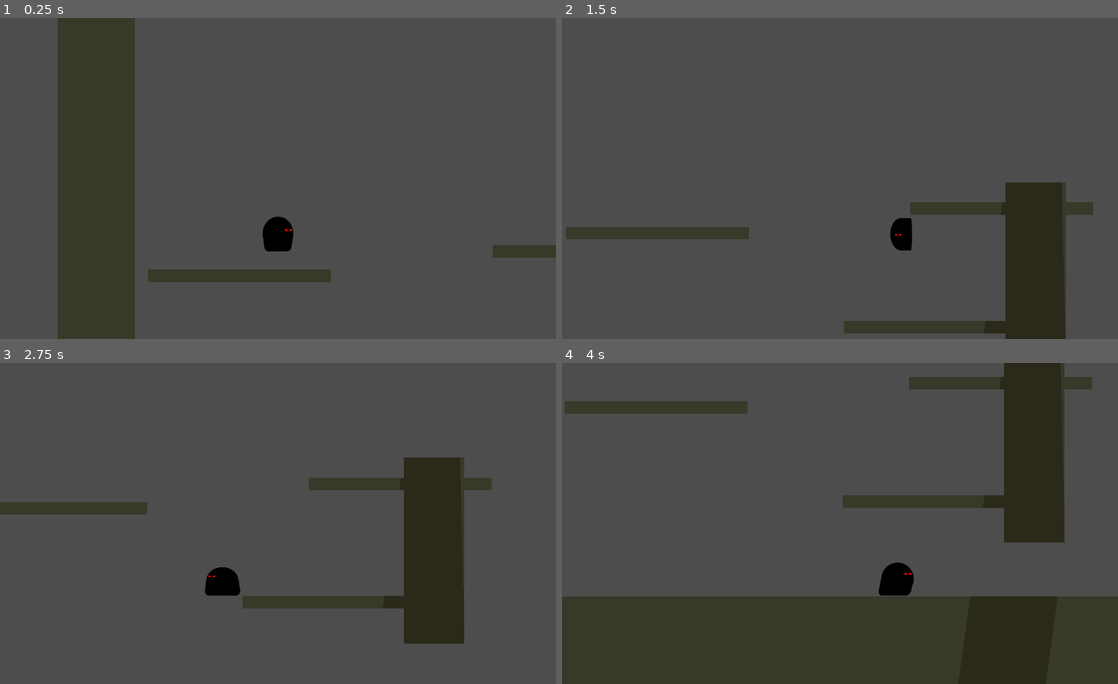
Above: before the commit, frames 1-4 (two rows, left to right).
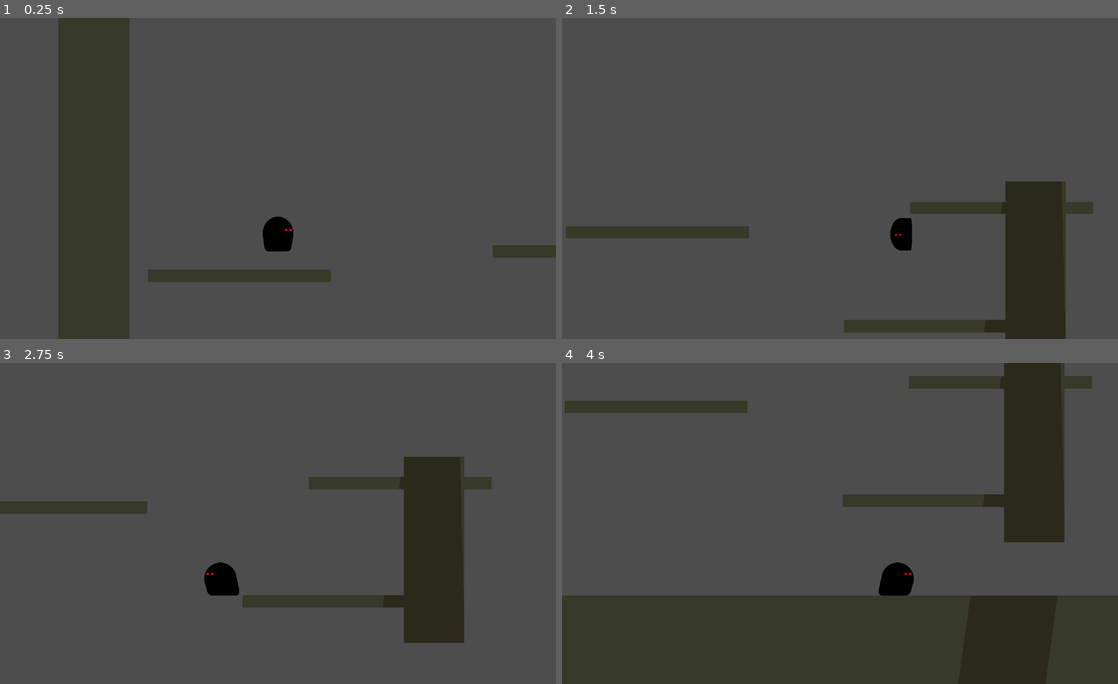
Above: after the commit, the same moments.

Repository: atiixx/piratesoftware_gamejam15
Game: Godot game, scene res://scenes/test_area.tscn
The game is run twice, just before and just after one commit, with the same random seed, the same clock (stepped at 60 frames per second) and the same inputs. The engine's default icon, where the game draws it, is replaced by a stand-in: a white triangle on a blue panel in a dark square.
Inputs:
- Up to frame 1 (0.25 s): no input
- Up to frame 2 (1.5 s): hold D (right) from 0.53 s (still down); tap Space (jump) at 0.6, 0.77, 1.07, 1.35 s
- Up to frame 3 (2.75 s): tap Space (jump) at 1.52, 1.82, 2.1 s; release D (right) at 2.03 s; hold A (left) from 2.03 s (still down)
- Up to frame 4 (4 s): release A (left) at 2.78 s; hold D (right) from 2.78 s (still down); tap Space (jump) at 2.85, 3.02, 3.32, 3.6, 3.77 s

The runs differ from the first frame. In frame 1, 1.1% of the frame differs, in the area x 10-25%, y 0-100%; in frame 2, 0.4%; in frame 3, 0.5%; in frame 4, 0.6%.

Commit message:
feat: movement feels good now imo

Diff:
--- a/scenes/player/player.tscn
+++ b/scenes/player/player.tscn
@@ -1,6 +1,7 @@
-[gd_scene load_steps=60 format=3 uid="uid://6n2wgches1ia"]
+[gd_scene load_steps=68 format=3 uid="uid://6n2wgches1ia"]
 
 [ext_resource type="Script" path="res://scripts/player/player.gd" id="1_y3w28"]
+[ext_resource type="Texture2D" uid="uid://nu10fcvmpwba" path="res://art/character/Slide/Slide.png" id="2_87pik"]
 [ext_resource type="Texture2D" uid="uid://bn1817gqfo1or" path="res://art/character/Wall/Wall.png" id="2_gce7p"]
 [ext_resource type="Texture2D" uid="uid://d1srqarhd7knp" path="res://art/character/Idle/basic.png" id="2_glryq"]
 [ext_resource type="Script" path="res://scripts/states/characters/CharacterStateMachine.gd" id="3_h6vkd"]
@@ -20,10 +21,10 @@
 [ext_resource type="Texture2D" uid="uid://bqe0avfkfvya5" path="res://art/character/Walk/walk1.png" id="8_34l0x"]
 
 [sub_resource type="RectangleShape2D" id="RectangleShape2D_lfew3"]
-size = Vector2(187.075, 417)
+size = Vector2(187.075, 394.165)
 
 [sub_resource type="RectangleShape2D" id="RectangleShape2D_orqac"]
-size = Vector2(27.0659, 20)
+size = Vector2(27.0659, 19.8297)
 
 [sub_resource type="Animation" id="Animation_cnkmh"]
 resource_name = "Idle"
@@ -123,6 +124,23 @@
 "transitions": PackedFloat32Array(1),
 "update": 0,
 "values": [ExtResource("2_gce7p")]
+}
+
+[sub_resource type="Animation" id="Animation_j23v5"]
+resource_name = "Slide"
+length = 0.6
+loop_mode = 2
+tracks/0/type = "value"
+tracks/0/imported = false
+tracks/0/enabled = true
+tracks/0/path = NodePath("Sprite2D:texture")
+tracks/0/interp = 1
+tracks/0/loop_wrap = true
+tracks/0/keys = {
+"times": PackedFloat32Array(0, 0.6),
+"transitions": PackedFloat32Array(1, 1),
+"update": 1,
+"values": [ExtResource("2_87pik"), ExtResource("2_87pik")]
 }
 
 [sub_resource type="AnimationLibrary" id="AnimationLibrary_4vww3"]
@@ -130,6 +148,7 @@
 "Idle": SubResource("Animation_cnkmh"),
 "Jump": SubResource("Animation_nmc7u"),
 "JumpStart": SubResource("Animation_acea8"),
+"Slide": SubResource("Animation_j23v5"),
 "Walk": SubResource("Animation_sipai"),
 "WalkStart": SubResource("Animation_molko"),
 "Wall": SubResource("Animation_8svj6")
@@ -151,6 +170,9 @@
 [sub_resource type="AnimationNodeAnimation" id="AnimationNodeAnimation_t5sh6"]
 animation = &"JumpStart"
 
+[sub_resource type="AnimationNodeAnimation" id="AnimationNodeAnimation_3e6gs"]
+animation = &"Slide"
+
 [sub_resource type="AnimationNodeAnimation" id="AnimationNodeAnimation_7f1rg"]
 animation = &"Walk"
 
@@ -218,6 +240,16 @@
 [sub_resource type="AnimationNodeStateMachineTransition" id="AnimationNodeStateMachineTransition_qrbnf"]
 
 [sub_resource type="AnimationNodeStateMachineTransition" id="AnimationNodeStateMachineTransition_7auke"]
+
+[sub_resource type="AnimationNodeStateMachineTransition" id="AnimationNodeStateMachineTransition_3dm4o"]
+
+[sub_resource type="AnimationNodeStateMachineTransition" id="AnimationNodeStateMachineTransition_2fcv6"]
+
+[sub_resource type="AnimationNodeStateMachineTransition" id="AnimationNodeStateMachineTransition_j3hvt"]
+
+[sub_resource type="AnimationNodeStateMachineTransition" id="AnimationNodeStateMachineTransition_l1psu"]
+
+[sub_resource type="AnimationNodeStateMachineTransition" id="AnimationNodeStateMachineTransition_wbxn3"]
 
 [sub_resource type="AnimationNodeStateMachine" id="AnimationNodeStateMachine_bcaem"]
 states/Fall/node = SubResource("AnimationNodeAnimation_gnn77")
@@ -230,6 +262,8 @@
 states/JumpEnd/position = Vector2(467, 287)
 states/JumpStart/node = SubResource("AnimationNodeAnimation_t5sh6")
 states/JumpStart/position = Vector2(505, 393)
+states/Slide/node = SubResource("AnimationNodeAnimation_3e6gs")
+states/Slide/position = Vector2(606, 118)
 states/Start/position = Vector2(94, 168)
 states/Walk/node = SubResource("AnimationNodeAnimation_7f1rg")
 states/Walk/position = Vector2(377, 393)
@@ -239,7 +273,7 @@
 states/WalkStart/position = Vector2(198, 287)
 states/Wall/node = SubResource("AnimationNodeAnimation_hmor2")
 states/Wall/position = Vector2(490, 127)
-transitions = ["Start", "Idle", SubResource("AnimationNodeSt …(1582 unchanged characters)… mationNodeStateMachineTransition_7auke")]
+transitions = ["Start", "Idle", SubResource("AnimationNodeSt …(1582 unchanged characters)… mationNodeStateMachineTransition_7auke"), "Walk", "Slide", SubResource("AnimationNodeStateMachineTransition_3dm4o"), "Slide", "Fall", SubResource("AnimationNodeStateMachineTransition_2fcv6"), "Slide", "Idle", SubResource("AnimationNodeStateMachineTransition_j3hvt"), "Slide", "Walk", SubResource("AnimationNodeStateMachineTransition_l1psu"), "Slide", "Jump", SubResource("AnimationNodeStateMachineTransition_wbxn3")]
 graph_offset = Vector2(22, 59)
 
 [node name="Player" type="CharacterBody2D"]
@@ -250,6 +284,7 @@
 speed = 750.0
 
 [node name="CollisionShape2D" type="CollisionShape2D" parent="."]
+position = Vector2(4.76837e-06, 2)
 rotation = 3.14159
 scale = Vector2(2.06358, 1.08584)
 shape = SubResource("RectangleShape2D_lfew3")
@@ -266,8 +301,15 @@
 shape = SubResource("RectangleShape2D_orqac")
 disabled = true
 
+[node name="SlideCollisionShape2D" type="CollisionShape2D" parent="."]
+visible = false
+position = Vector2(-4, 91.411)
+scale = Vector2(14.1129, -12.0378)
+shape = SubResource("RectangleShape2D_orqac")
+disabled = true
+
 [node name="Sprite2D" type="Sprite2D" parent="."]
-texture = ExtResource("2_gce7p")
+texture = ExtResource("2_glryq")
 
 [node name="CharacterStateMachine" type="Node" parent="."]
 script = ExtResource("3_h6vkd")
--- a/scenes/test_area.tscn
+++ b/scenes/test_area.tscn
@@ -214,7 +214,7 @@
 mesh = SubResource("QuadMesh_uqggf")
 
 [node name="CollisionShape2D15" type="CollisionShape2D" parent="Map/StaticBody2D"]
-position = Vector2(668, -576)
+position = Vector2(668, -601)
 rotation = 1.5708
 scale = Vector2(1.87068, -2.43535)
 shape = SubResource("RectangleShape2D_dki53")
@@ -222,8 +222,8 @@
 [node name="MeshInstance2D" type="MeshInstance2D" parent="Map/StaticBody2D/CollisionShape2D15"]
 self_modulate = Color(0.167097, 0.161905, 0.0988529, 1)
 show_behind_parent = true
-position = Vector2(-1.53903, 3.32645)
-scale = Vector2(1245.5, 102.353)
+position = Vector2(4.8111, 0.410616)
+scale = Vector2(1249.49, 94.9737)
 mesh = SubResource("QuadMesh_uqggf")
 
 [node name="CollisionShape2D12" type="CollisionShape2D" parent="Map/StaticBody2D"]
--- a/scripts/player/player.gd
+++ b/scripts/player/player.gd
@@ -4,10 +4,12 @@
 @export var speed = 400.0
 @export var jump_speed = -700.0
 @onready var anim_tree_playback:AnimationNodeStateMachinePlayback = $Animations/AnimationTree["parameters/playback"]
+@onready var anim_player: AnimationPlayer = $Animations/AnimationPlayer
 @onready var sprite := $Sprite2D
 @onready var collision_shape = $CollisionShape2D
 @onready var l_wall_collision_shape = $WallCollisionShape2DLeft
 @onready var r_wall_collision_shape = $WallCollisionShape2DRight
+@onready var slide_collision_shape = $SlideCollisionShape2D
 var acc := 200
 
 # Get the gravity from the project settings so you can sync with rigid body nodes.
@@ -24,4 +26,5 @@
 
 
 func _physics_process(delta):
-	pass
+	# Add the gravity.
+	velocity.y += gravity * delta
--- a/scripts/states/characters/player/PlayerJumpState.gd
+++ b/scripts/states/characters/player/PlayerJumpState.gd
@@ -22,8 +22,9 @@
 # Virtual function. Called by the state machine upon changing the active state. The `msg` parameter
 # is a dictionary with arbitrary data the state can use to initialize itself.
 func enter(_msg := {}) -> void:
-	print("jump")
-	player.velocity.y = player.jump_speed
+	print("Jump")
+	if !_msg.has("no_boost"):
+		player.velocity.y = player.jump_speed
 	match get_wall_press_state():
 		WALL_DIRECTION.NONE:
 			pass
--- a/scripts/states/characters/player/PlayerState.gd
+++ b/scripts/states/characters/player/PlayerState.gd
@@ -26,8 +26,7 @@
 	assert(player != null)
 
 func handle_basic_movement(delta):
-	# Add the gravity.
-	player.velocity.y += player.gravity * delta
+
 
 	#fast fall
 	if Input.is_action_just_pressed("down"):
--- a/scripts/states/characters/player/PlayerWalkingState.gd
+++ b/scripts/states/characters/player/PlayerWalkingState.gd
@@ -1,5 +1,7 @@
 extends PlayerState
 
+#sliding not used currently
+var sliding = false
 
 # Virtual function. Receives events from the `_unhandled_input()` callback.
 func handle_input(_event: InputEvent) -> void:
@@ -8,12 +10,20 @@
 
 # Virtual function. Corresponds to the `_process()` callback.
 func update(_delta: float) -> void:
-	pass
+	#unused slide
+	#if(Input.is_action_just_pressed("down")):
+		#sliding = true
+		#start_slide()
+		pass
+
+
+
 
 
 # Virtual function. Corresponds to the `_physics_process()` callback.
 func physics_update(_delta: float) -> void:
-	handle_basic_movement(_delta)
+	if !sliding:
+		handle_basic_movement(_delta)
 	player.move_and_slide()
 	check_for_transition()
 
@@ -22,7 +32,6 @@
 # Virtual function. Called by the state machine upon changing the active state. The `msg` parameter
 # is a dictionary with arbitrary data the state can use to initialize itself.
 func enter(_msg := {}) -> void:
-	print("Walking")
 	pass
 
 
@@ -30,6 +39,10 @@
 # to clean up the state.
 func exit() -> void:
 	pass
+	#for unused sliding
+	#sliding = false
+	#player.collision_shape.disabled= false
+	#player.slide_collision_shape.disabled = true
 
 func check_for_transition():
 	if(Input.is_action_just_pressed("jump")):
@@ -44,3 +57,18 @@
 	if(player.is_on_floor() and !(Input.is_action_pressed("left") or Input.is_action_pressed("right")) and player.velocity.x == 0 and !player.is_on_wall()):
 		state_machine.transition_to("Idle")
 		player.anim_tree_playback.travel("Idle")
+
+#Sliding not implemented yet
+func start_slide():
+	player.anim_tree_playback.travel("Slide")
+	player.collision_shape.disabled= true
+	player.slide_collision_shape.disabled = false
+	var vel_pre_slide = player.velocity.x
+	var direction = Input.get_axis("left", "right")
+	player.velocity.x += 500 * direction
+	await get_tree().create_timer(0.5).timeout
+	sliding = false
+	player.velocity.x = vel_pre_slide
+	player.anim_tree_playback.travel("Walk")
+	player.collision_shape.disabled= false
+	player.slide_collision_shape.disabled = true
--- a/scripts/states/characters/player/PlayerWallState.gd
+++ b/scripts/states/characters/player/PlayerWallState.gd
@@ -49,6 +49,9 @@
 		state_machine.transition_to("Jump")
 		player.anim_tree_playback.travel("Jump")
 	if(get_wall_press_state() == WALL_DIRECTION.NONE):
+		if(player.velocity.y < 0):
+			state_machine.transition_to("Jump", {"no_boost": true})
+			player.anim_tree_playback.travel("Jump")
 		if(!player.is_on_floor() and player.velocity.y > 0):
 			state_machine.transition_to("Fall")
 			player.anim_tree_playback.travel("Fall")
Binary file added: art/character/Slide/Slide.png
Not shown, added: art/character/Slide/Slide.png.import
